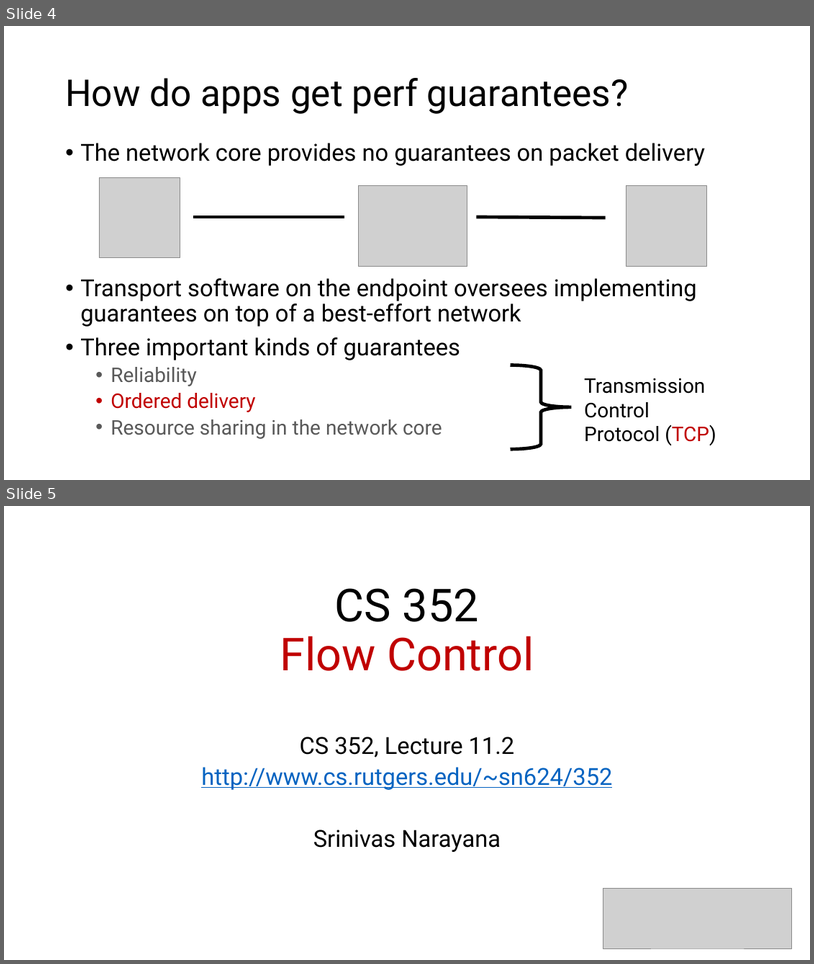
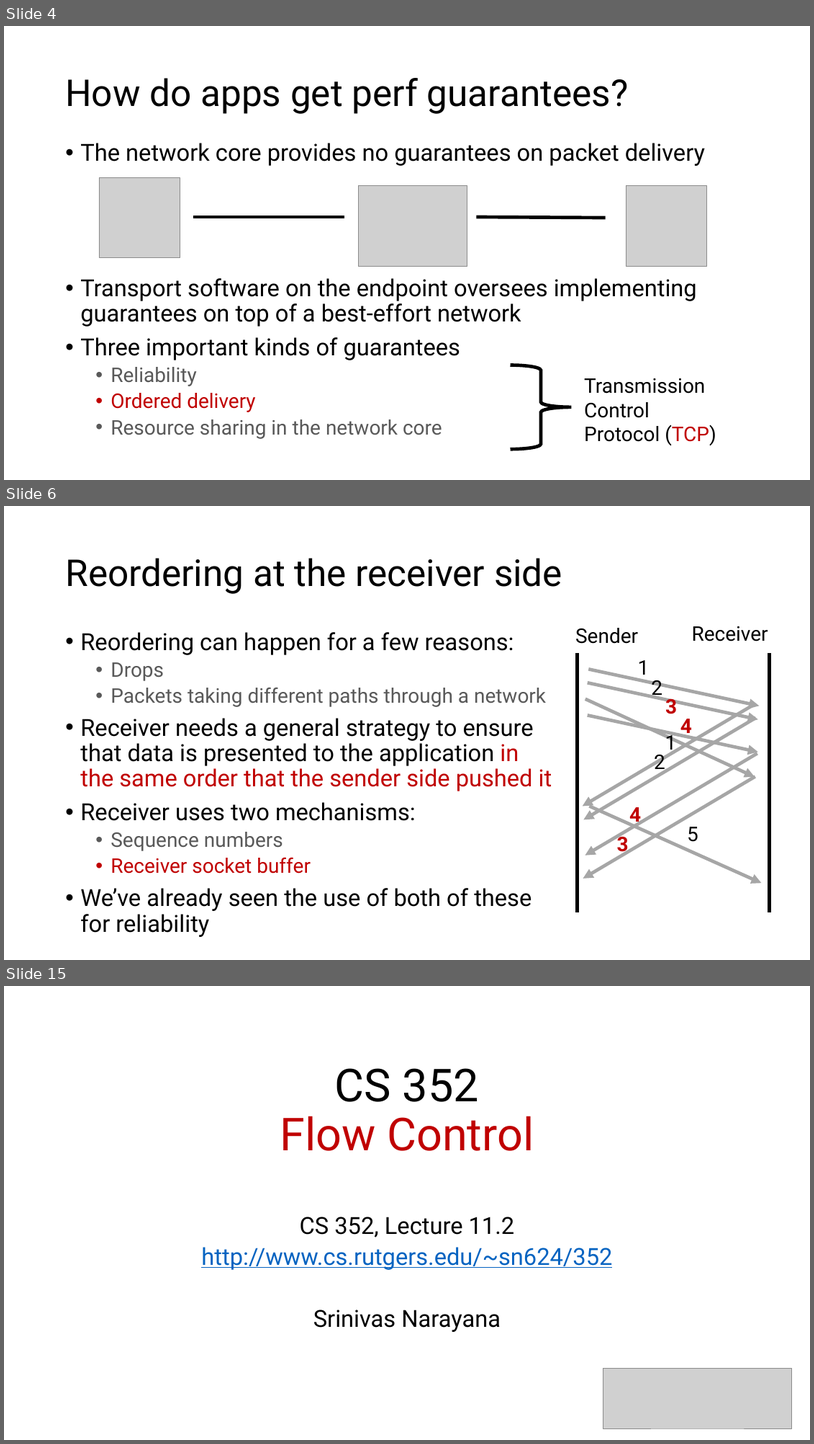
Before and after one commit to ngsrinivas/coursegen, a slide deck: ex/352-S21/staging/352-S21/lectures/transport-tcp-ordering-flow-control-intro-congestion-control.pptx. Shown one above the other, each under a label of ours: slides 4 and 5 before the commit, slides 4, 6 and 15 after it; the slides between them are not shown. The pictures are 814x964 and 814x1444 pixels, drawn with LibreOffice and Linux fonts; fonts in the diff are those of the drawing; grey boxes stand for pictures. Boxes give left, top, right and bottom in pixels: in the first picture for what was removed or moved away, otherwise in the second. Text is boxed around its words. In the diff, an @@ line names an element or a change of style, - is before the commit and + after.

```diff
--- a/ex/352-S21/staging/352-S21/lectures/transport-tcp-ordering-flow-control-intro-congestion-control.pptx
+++ b/ex/352-S21/staging/352-S21/lectures/transport-tcp-ordering-flow-control-intro-congestion-control.pptx
@@ slide 6 added at [4,506,810,960], background #FFFFFF @@
@@ title added at [65,558,563,594], 44 pt, text #000000 @@
+Reordering at the receiver side
@@ text added at [80,632,553,937], 28 pt, text #000000 @@
+• Reordering can happen for a few reasons:
+  • Drops
+  • Packets taking different paths through a network
+• Receiver needs a general strategy to ensure that data is presented to the application in the same order that the sender side pushed it
+• Receiver uses two mechanisms:
+  • Sequence numbers
+  • Receiver socket buffer
+• We’ve already seen the use of both of these for reliability
@@ text added at [576,628,638,644], 24 pt, text #000000 @@
+Sender
@@ text added at [692,626,769,641], 24 pt, text #000000 @@
+Receiver
@@ line added from (578, 653) to (578, 912), #000000 4 pt @@
@@ line added from (770, 653) to (770, 912), #000000 4 pt @@
@@ arrow added from (589, 669) to (759, 705), #A6A6A6 4 pt @@
@@ text added at [638,660,650,680], 24 pt, text #000000 @@
+1
@@ arrow added from (586, 699) to (756, 777), #A6A6A6 4 pt @@
@@ arrow added from (588, 682) to (759, 720), #A6A6A6 4 pt @@
@@ text added at [651,680,663,700], 24 pt, text #000000 @@
+2
@@ text added at [666,698,677,714], 24 pt, text #C00000, bold @@
+3
@@ arrow added from (756, 704) to (583, 806), #A6A6A6 4 pt @@
@@ arrow added from (756, 718) to (584, 819), #A6A6A6 4 pt @@
@@ arrow added from (588, 716) to (759, 752), #A6A6A6 4 pt @@
@@ text added at [681,718,692,738], 24 pt, text #C00000, bold @@
+4
@@ text added at [666,731,677,754], 24 pt, text #000000 @@
+1
@@ arrow added from (758, 754) to (585, 855), #A6A6A6 4 pt @@
@@ text added at [654,754,666,774], 24 pt, text #000000 @@
+2
@@ arrow added from (756, 777) to (584, 878), #A6A6A6 4 pt @@
@@ arrow added from (589, 806) to (762, 883), #A6A6A6 4 pt @@
@@ text added at [630,807,641,826], 24 pt, text #C00000, bold @@
+4
@@ text added at [687,826,699,842], 24 pt, text #000000 @@
+5
@@ text added at [617,833,629,857], 24 pt, text #C00000, bold @@
+3
@@ what was slide 5 is now slide 15 @@
```
Also in this commit, not shown: 32 other slides added.
